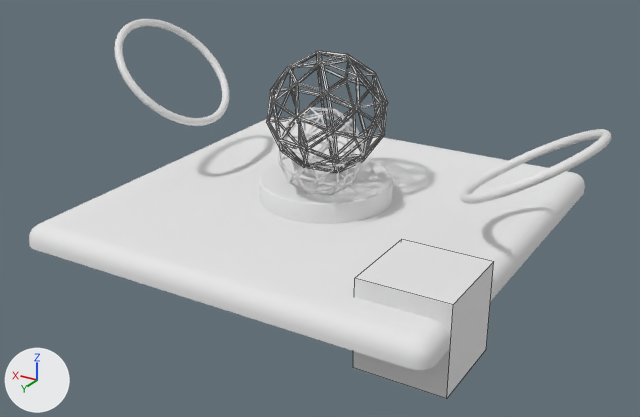
Before and after pictures for a commit that changed the Blender file meshes/vignette.blend.
The view is the same before and after, from a 50 mm camera at (-10.1, 17.11, 8.21) aimed at (-0.21, 0.63, -0.03). The axes (+X, +Y, +Z) are drawn at lower left. The lights are the same throughout. Mesh edges are drawn as thin lines on the coarser meshes.
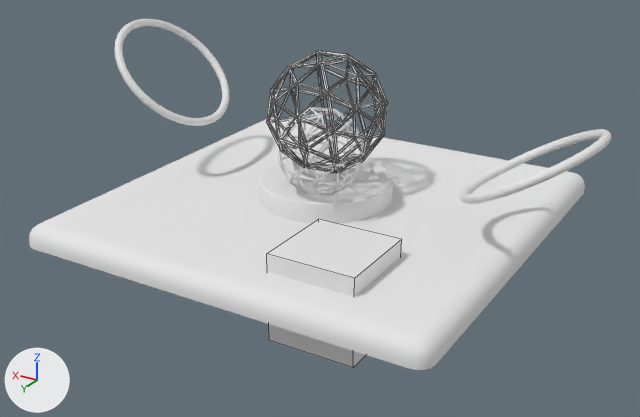
Where the change shows, as pixel boxes (x1, y1, x2, y2) in the pictures (640 x 417 px):
'Cube', moved
    before: (353, 239, 494, 399)
    after: (267, 219, 402, 368)

The change, as a diff of the scene's bpy script:
```diff
--- a/meshes/vignette.blend.py
+++ b/meshes/vignette.blend.py
@@ ob_cube @@
 ob_cube = bpy.data.objects.new('Cube', me_cube)
-ob_cube.location = (-4.0, 3.0, 0.0)
+ob_cube.location = (-2.0, 3.0, 0.0)
```
